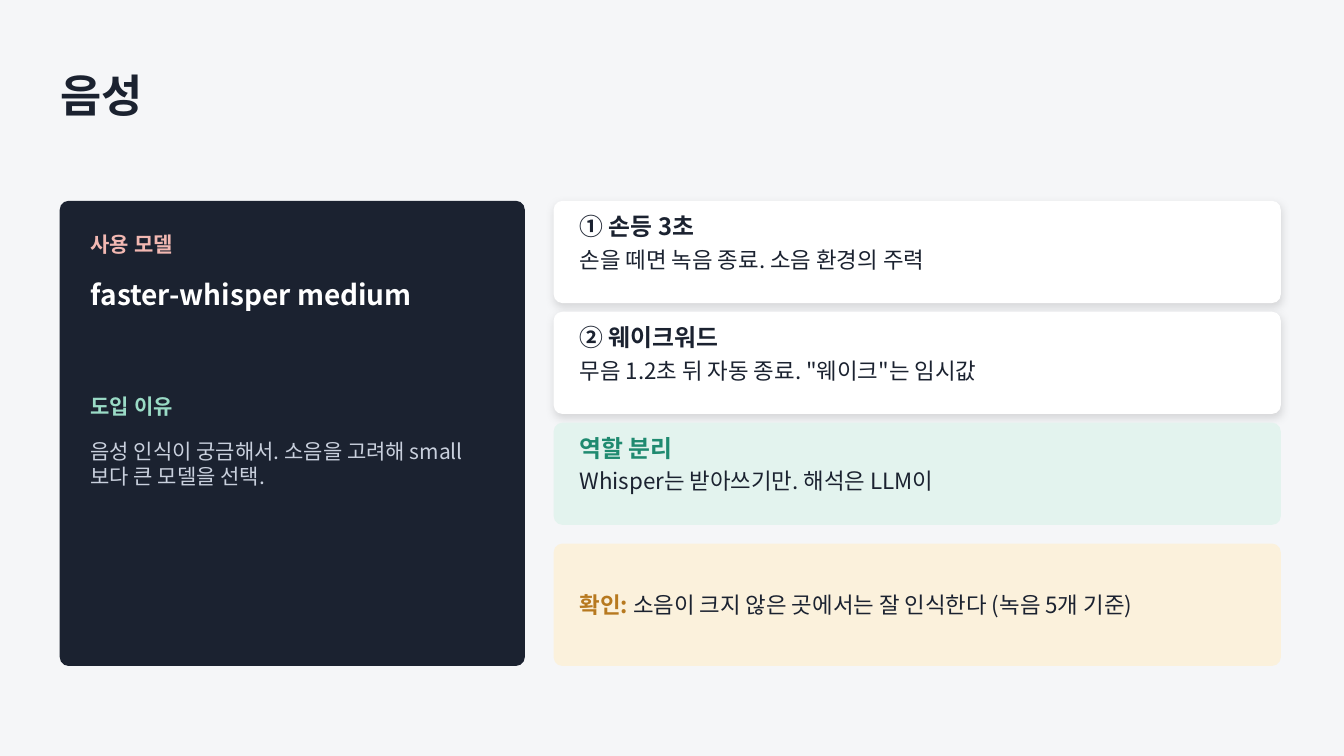
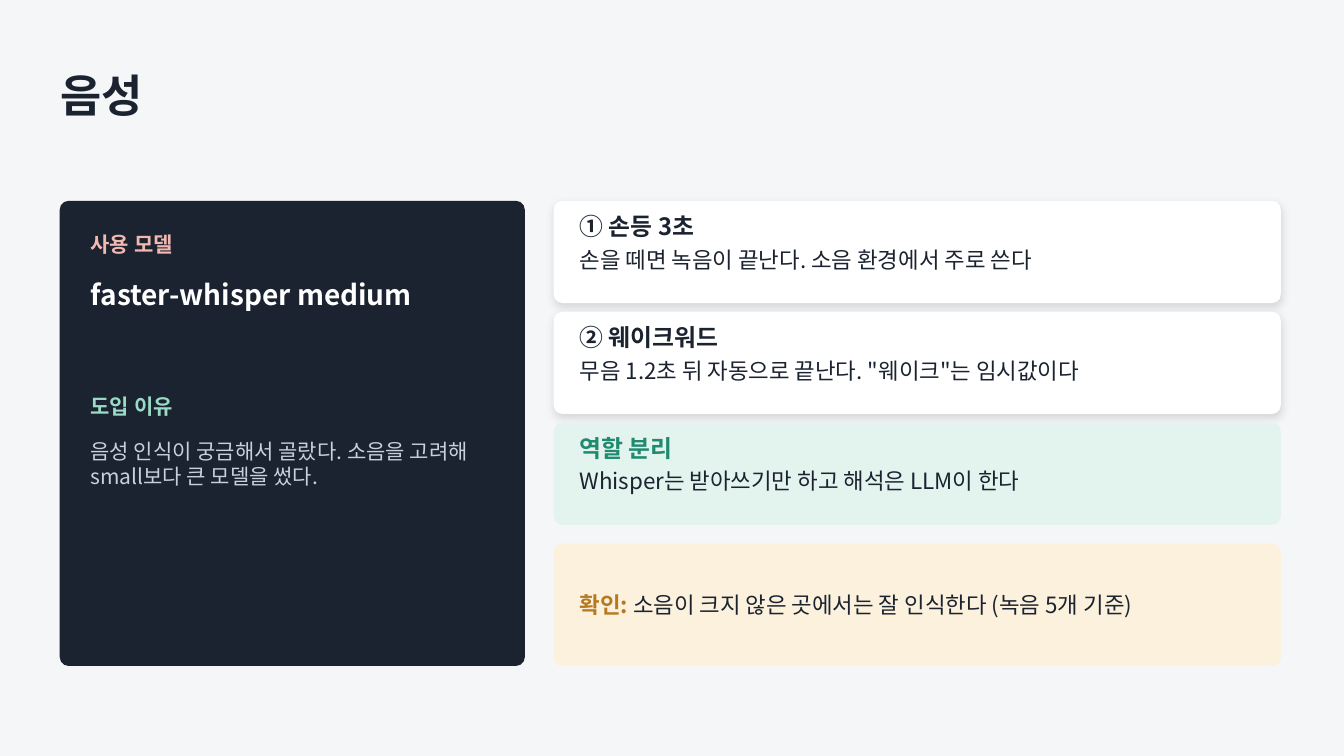
Before and after one commit to JungUH-0/JungPra, a slide deck: slide 8 of pythonpra/myproject/ppt/assistant_process.pptx (slide 9 before the commit). Drawn at 1344x756 pixels with LibreOffice and Linux fonts; fonts in the diff are those of the drawing. Boxes give left, top, right and bottom in pixels: in the first picture for what was removed or moved away, otherwise in the second. Text is boxed around its words. In the diff, an @@ line names an element or a change of style, - is before the commit and + after.

```diff
--- a/pythonpra/myproject/ppt/assistant_process.pptx
+++ b/pythonpra/myproject/ppt/assistant_process.pptx
@@ text at bbox=[580, 249, 1032, 270]: text changed @@
-손을 떼면 녹음 종료. 소음 환경의 주력
+손을 떼면 녹음이 끝난다. 소음 환경에서 주로 쓴다
@@ text at bbox=[580, 360, 1079, 381]: text changed @@
-무음 1.2초 뒤 자동 종료. "웨이크"는 임시값
+무음 1.2초 뒤 자동으로 끝난다. "웨이크"는 임시값이다
@@ text at bbox=[91, 441, 468, 486]: text changed @@
-음성 인식이 궁금해서. 소음을 고려해 small보다 큰 모델을 선택.
+음성 인식이 궁금해서 골랐다. 소음을 고려해 small보다 큰 모델을 썼다.
@@ text at bbox=[580, 470, 1019, 494]: text changed @@
-Whisper는 받아쓰기만. 해석은 LLM이
+Whisper는 받아쓰기만 하고 해석은 LLM이 한다
```
Also in this commit, not shown: 10 other slides changed, 1 slide added, 2 slides removed, 2 other files.
